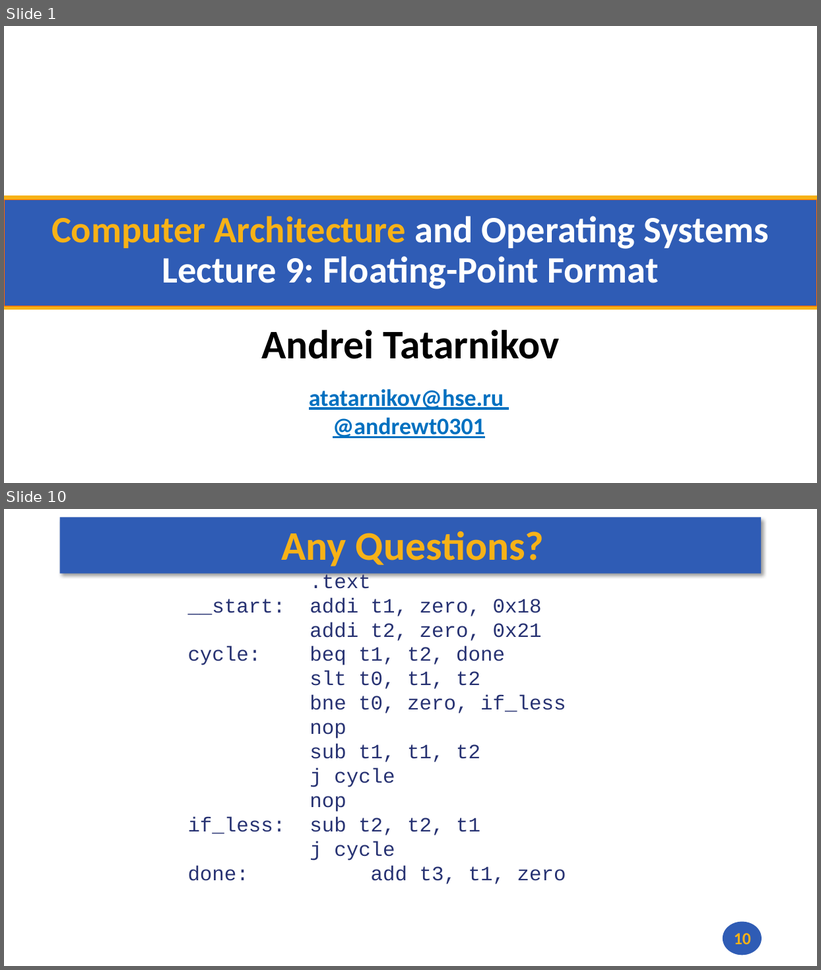
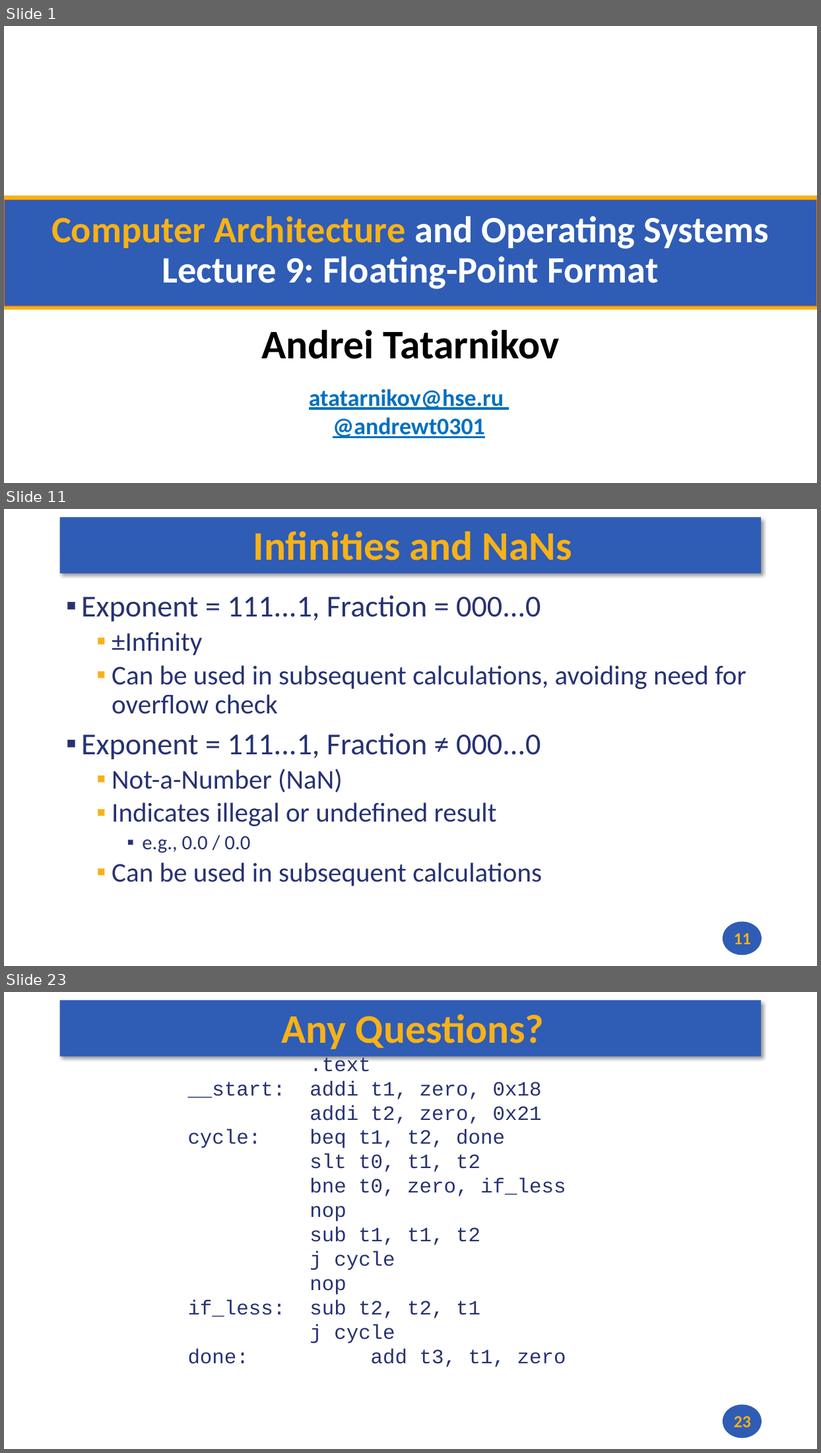
Before and after one commit to andrewt0301/hse-acos-course, a slide deck: docs/part1ca/09_FP/CA_Lecture_09.pptx. Shown one above the other, each under a label of ours: slides 1 and 10 before the commit, slides 1, 11 and 23 after it; the slides between them are not shown. The pictures are 821x970 and 821x1453 pixels, drawn with LibreOffice and Linux fonts; fonts in the diff are those of the drawing; background and template pictures are left out. Boxes give left, top, right and bottom in pixels: in the first picture for what was removed or moved away, otherwise in the second. Text is boxed around its words. In the diff, an @@ line names an element or a change of style, - is before the commit and + after.

```diff
--- a/docs/part1ca/09_FP/CA_Lecture_09.pptx
+++ b/docs/part1ca/09_FP/CA_Lecture_09.pptx
@@ slide 11 added at bbox=[4, 509, 817, 966], background #FFFFFF; not listed: 2 template elements that a slide beside it also shows @@
@@ title added at bbox=[253, 531, 572, 560], 48 pt, text #F7B217, bold @@
+Infinities and NaNs
@@ text added at bbox=[81, 595, 746, 887], 32 pt, text #273272 @@
+▪ Exponent = 111...1, Fraction = 000...0
+  ▪ ±Infinity
+  ▪ Can be used in subsequent calculations, avoiding need for overflow check
+▪ Exponent = 111...1, Fraction ≠ 000...0
+  ▪ Not-a-Number (NaN)
+  ▪ Indicates illegal or undefined result
+    ▪ e.g., 0.0 / 0.0
+  ▪ Can be used in subsequent calculations
@@ page number added at bbox=[734, 933, 751, 945], 20 pt, text #F7B217, bold @@
+11
@@ what was slide 10 is now slide 23 @@
@@ page number at bbox=[734, 1416, 751, 1428]: text changed @@
-10
+23
```
Also in this commit, not shown: 8 slides changed, 12 other slides added, 1 other file.
